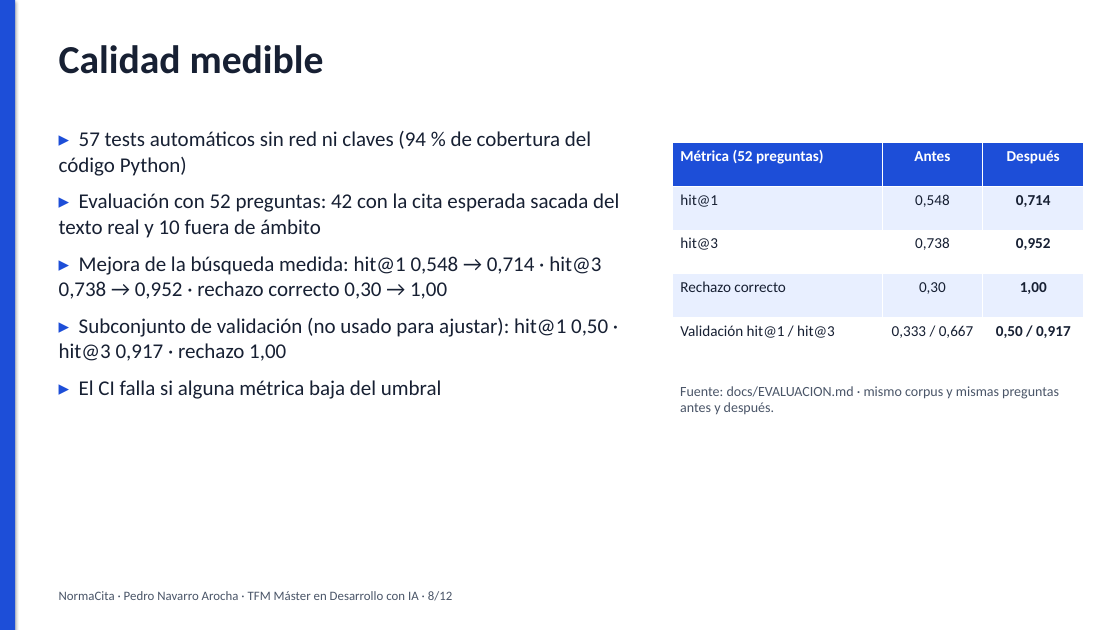
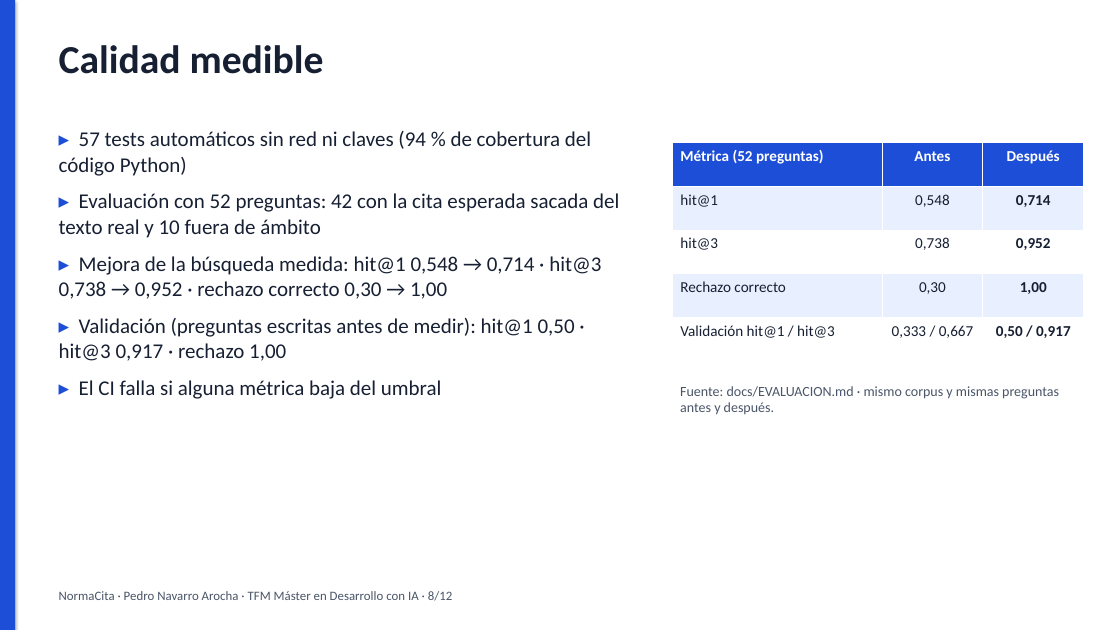
Before and after one commit to pedronavarro-labs/normacita, a slide deck: slide 8 of docs/presentacion/NormaCita-slides.pptx. Drawn at 1120x630 pixels with LibreOffice and Linux fonts; fonts in the diff are those of the drawing. Boxes give left, top, right and bottom in pixels: in the first picture for what was removed or moved away, otherwise in the second. Text is boxed around its words. In the diff, an @@ line names an element or a change of style, - is before the commit and + after.

```diff
--- a/docs/presentacion/NormaCita-slides.pptx
+++ b/docs/presentacion/NormaCita-slides.pptx
@@ text at bbox=[59, 318, 575, 361]: text changed @@
-▸ Subconjunto de validación (no usado para ajustar): hit@1 0,50 · hit@3 0,917 · rechazo 1,00
+▸ Validación (preguntas escritas antes de medir): hit@1 0,50 · hit@3 0,917 · rechazo 1,00
```
Also in this commit, not shown: 4 other slides changed, 4 other files.
